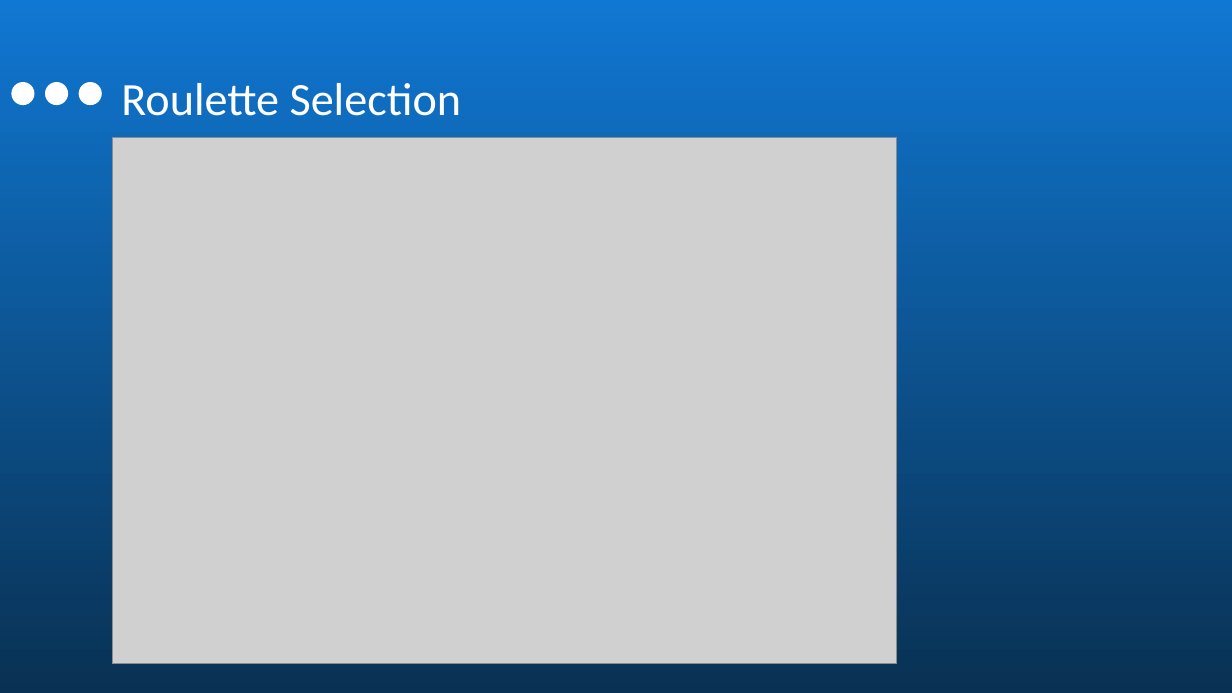
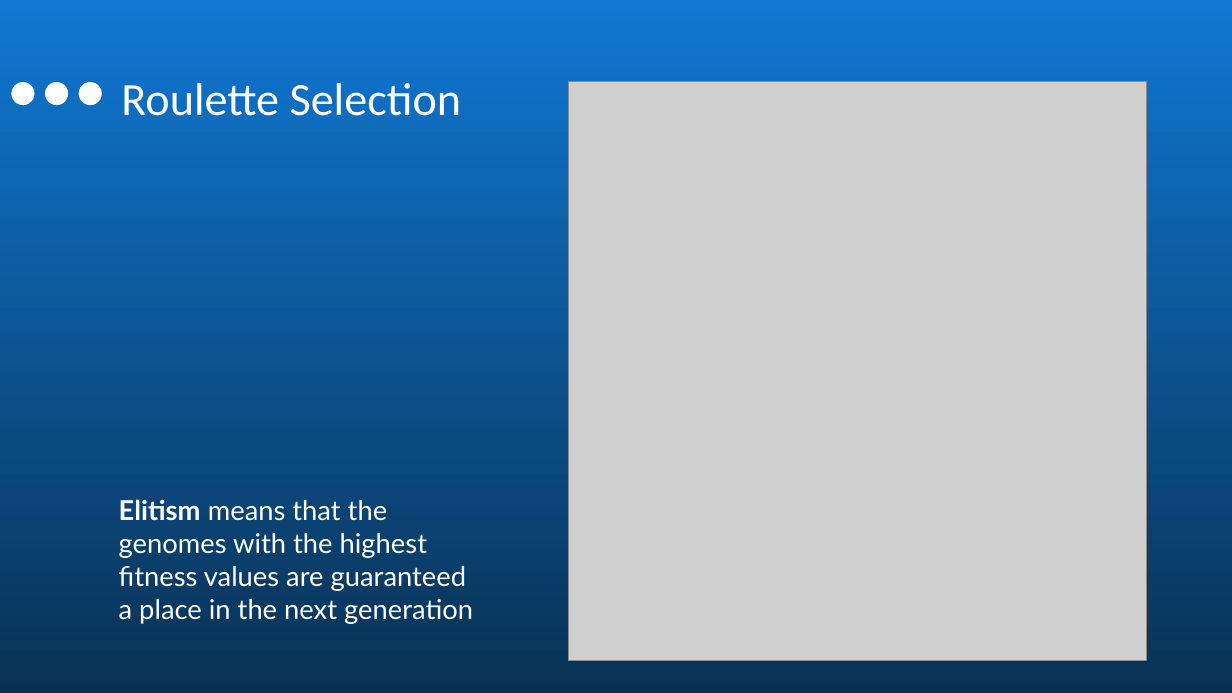
Before and after one commit to cwoodruff/genetic-algorithms, a slide deck: slide 14 of Another AI Path Building Genetic Algorithms in C^LN and .NET.pptx. Drawn at 1232x693 pixels with LibreOffice and Linux fonts; fonts in the diff are those of the drawing; grey boxes stand for pictures; background and template pictures are left out. Boxes give left, top, right and bottom in pixels: in the first picture for what was removed or moved away, otherwise in the second. Text is boxed around its words. In the diff, an @@ line names an element or a change of style, - is before the commit and + after.

```diff
--- a/Another AI Path Building Genetic Algorithms in C^LN and .NET.pptx
+++ b/Another AI Path Building Genetic Algorithms in C^LN and .NET.pptx
@@ picture added at [568, 81, 1147, 660] @@
@@ picture removed at [112, 137, 897, 664] @@
@@ text added at [119, 499, 473, 624], 21.3 pt, text #FFFFFF @@
+Elitism means that the genomes with the highest fitness values are guaranteed a place in the next generation
```
Also in this commit, not shown: 3 other slides changed, 3 other files.
